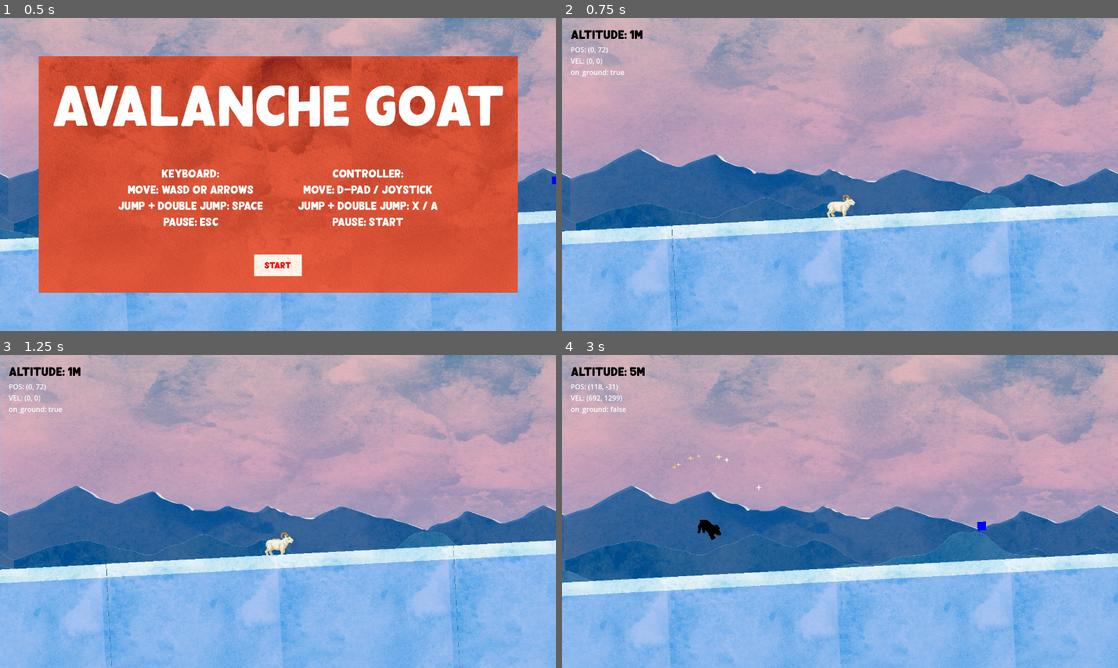
Above: before the commit, frames 1-4 (two rows, left to right).
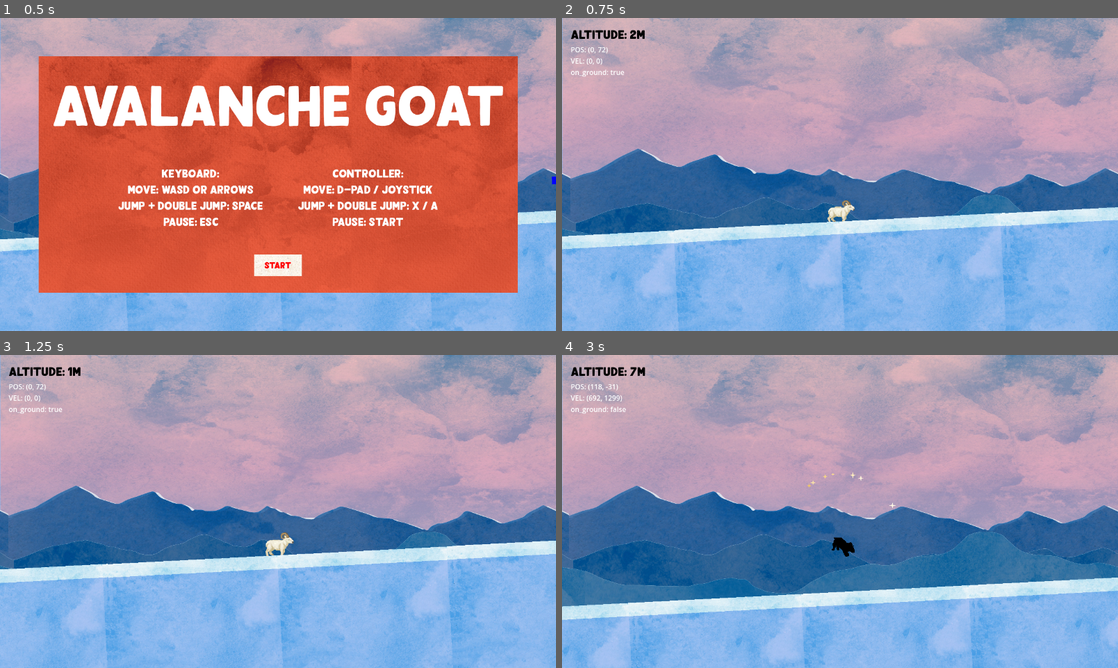
Above: after the commit, the same moments.

Repository: ashleyrevlett/avalanche
Game: Godot game, scene res://scene.tscn
Same seed, same stepped clock (60 frames per second), same inputs: the game is played once before the commit and once after it.
Inputs:
- Up to frame 1 (0.5 s): no input
- Up to frame 2 (0.75 s): click "Start" at 0.5 s
- Up to frame 3 (1.25 s): no input
- Up to frame 4 (3 s): hold D (right) 1.28-2.03 s; tap Space (jump) at 1.52, 2.27 s; hold A (left) 2.03-2.78 s; hold D (right) from 2.78 s (still down)

Frame 1 is identical in both runs. In frame 2, 5.9% of the frame differs, in the area x 0-100%, y 3-100%; in frame 3, 0.8%; in frame 4, 20%.

Commit message:
Smooth camera movement. Destroy finished spawners.

Diff:
--- a/scripts/camera.gd
+++ b/scripts/camera.gd
@@ -5,8 +5,8 @@
 
 @onready var player: CharacterBody2D
 
-@export var move_speed = 0.5  # camera position lerp speed
-@export var zoom_speed = 0.15  # camera zoom lerp speed
+@export var move_speed = 4  # camera position lerp speed
+@export var zoom_speed = 4  # camera zoom lerp speed
 
 # zoom : bigger numbers == zoom closer in
 @export var min_zoom = 0.5  # camera won't zoom farther away than this
@@ -39,23 +39,23 @@
 		var zoom_factor_y = camera_rect.size.y / abs((player_pos.y - margin.y) - (ground_pos.y + margin.y * 2))
 		var zoom_factor = clamp(zoom_factor_y, min_zoom, max_zoom)
 		#var zoom_factor = min(max_zoom, max(min_zoom, zoom_factor_y))
-		zoom = lerp(self.zoom, Vector2.ONE * zoom_factor, zoom_speed)
-		print("zoom_factor: ", zoom_factor, " : ", zoom_factor_y)
+		zoom = lerp(self.zoom, Vector2.ONE * zoom_factor, zoom_speed * delta)
+		#print("zoom_factor: ", zoom_factor, " : ", zoom_factor_y)
 
 		# figure out where to position camera
 		var midpoint_y = (ground_pos.y + margin.y/4 + player_pos.y - margin.y) * .5
 		var new_pos = Vector2(player_pos.x, midpoint_y)
 
 		# if player is too far from ground, just focus on player
-		if zoom_factor == min_zoom:
-			print("focusing on player only")
-			new_pos.y = player_pos.y
+		if abs(ground_pos.y + margin.y - midpoint_y) > camera_rect.size.y - margin.y:
+			#print("focusing on player only")
+			new_pos.y = player_pos.y + margin.y
 
 		# don't allow backwards movement
-		if (player_pos.x < last_position.x):
-			new_pos.x = last_position.x
+		#if (player_pos.x < last_position.x):
+		#	new_pos.x = last_position.x
 
-		global_position = lerp(global_position, new_pos, move_speed)
+		global_position = lerp(global_position, new_pos, move_speed * delta)
 
 
 	# if zoom has changed so will rect
--- a/scripts/spawner.gd
+++ b/scripts/spawner.gd
@@ -4,7 +4,7 @@
 @onready var camera: Camera2D
 
 var square_scene: PackedScene = load("res://snowball.tscn")
-
+var emit_done = false
 
 func _ready():
 	camera = get_tree().get_first_node_in_group("camera")
@@ -46,6 +46,17 @@
 		$EndTimer.start()
 
 	# fyi, accessing global_position of a snowball here breaks physics
+	if emit_done:
+		var has_snowballs = false
+		var children = get_children()
+		for child in children:
+			if child.is_in_group("snowball"):
+				has_snowballs = true
+				break
+
+		if not has_snowballs:
+			#print("Destroying spawner")
+			queue_free()
 
 
 func _spawn():
@@ -56,3 +67,4 @@
 
 func _on_end_timer_timeout():
 	$EmitTimer.stop()
+	emit_done = true
--- a/scripts/terrain.gd
+++ b/scripts/terrain.gd
@@ -29,7 +29,7 @@
 	var y_pos = 0
 	if (spawner_objects.size() == 0):
 		instance.position = Vector2(camera.camera_rect.end.x, y_pos)
-		print(instance.position, ":", camera.camera_rect)
+		#print(instance.position, ":", camera.camera_rect)
 	else:
 		# position this spawner to the right of the last one,
 		# plus approximately the camera frame's width
